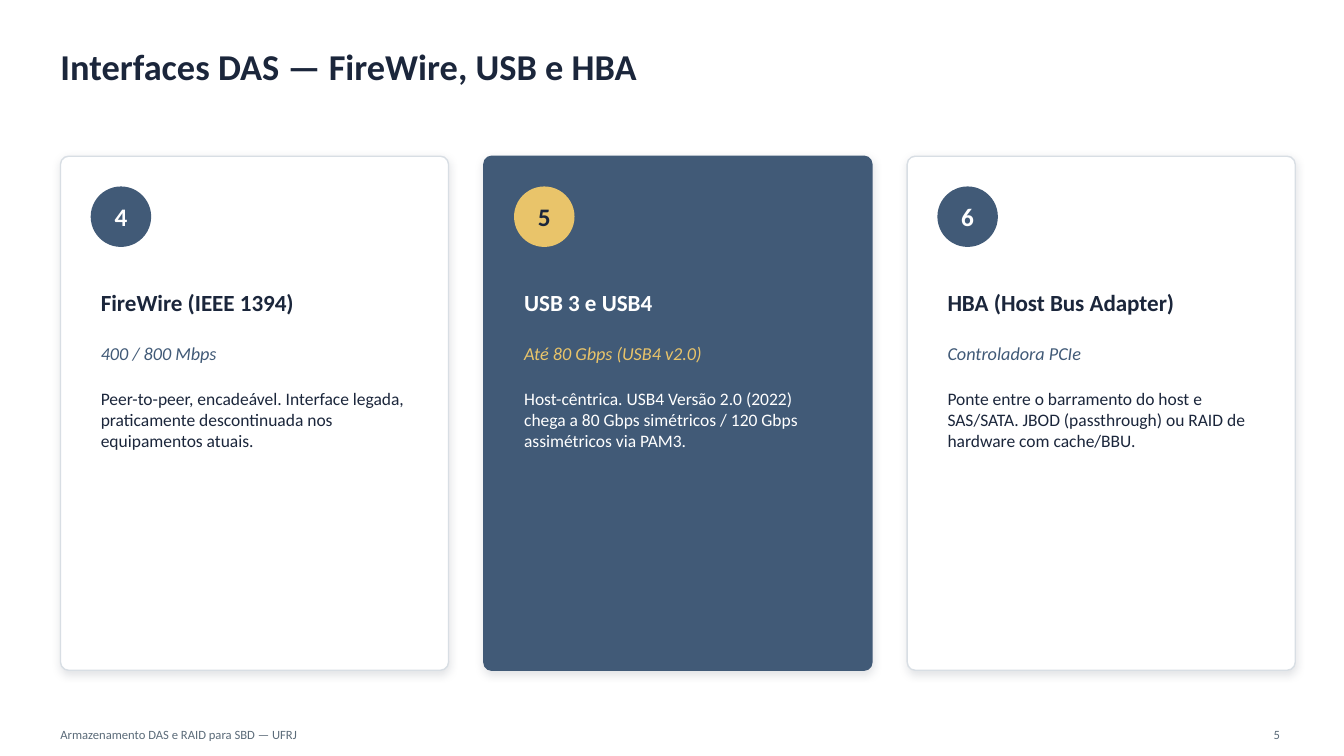
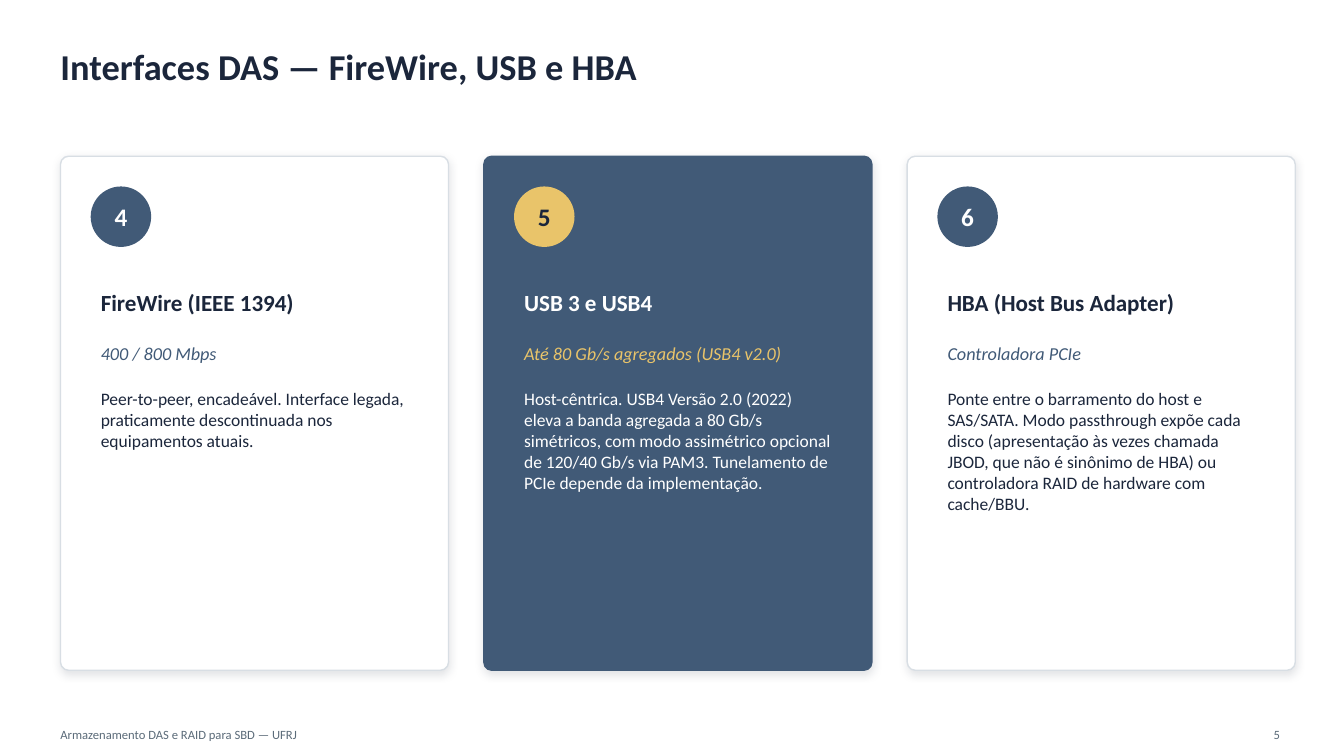
Before and after one commit to guilherme-hu/Trabalho-CBD, a slide deck: slide 5 of DAS e RAID/DAS_RAID_Slides.pptx. Drawn at 1344x756 pixels with LibreOffice and Linux fonts; fonts in the diff are those of the drawing. Boxes give left, top, right and bottom in pixels: in the first picture for what was removed or moved away, otherwise in the second. Text is boxed around its words. In the diff, an @@ line names an element or a change of style, - is before the commit and + after.

```diff
--- a/DAS e RAID/DAS_RAID_Slides.pptx
+++ b/DAS e RAID/DAS_RAID_Slides.pptx
@@ text at bbox=[524, 347, 782, 363]: text changed @@
-Até 80 Gbps (USB4 v2.0)
+Até 80 Gb/s agregados (USB4 v2.0)
@@ text at bbox=[524, 392, 831, 492]: text changed @@
-Host-cêntrica. USB4 Versão 2.0 (2022) chega a 80 Gbps simétricos / 120 Gbps assimétricos via PAM3.
+Host-cêntrica. USB4 Versão 2.0 (2022) eleva a banda agregada a 80 Gb/s simétricos, com modo assimétrico opcional de 120/40 Gb/s via PAM3. Tunelamento de PCIe depende da implementação.
@@ text at bbox=[948, 393, 1241, 511]: text changed @@
-Ponte entre o barramento do host e SAS/SATA. JBOD (passthrough) ou RAID de hardware com cache/BBU.
+Ponte entre o barramento do host e SAS/SATA. Modo passthrough expõe cada disco (apresentação às vezes chamada JBOD, que não é sinônimo de HBA) ou controladora RAID de hardware com cache/BBU.
```
Also in this commit, not shown: 3 other slides changed, 8 other files.
